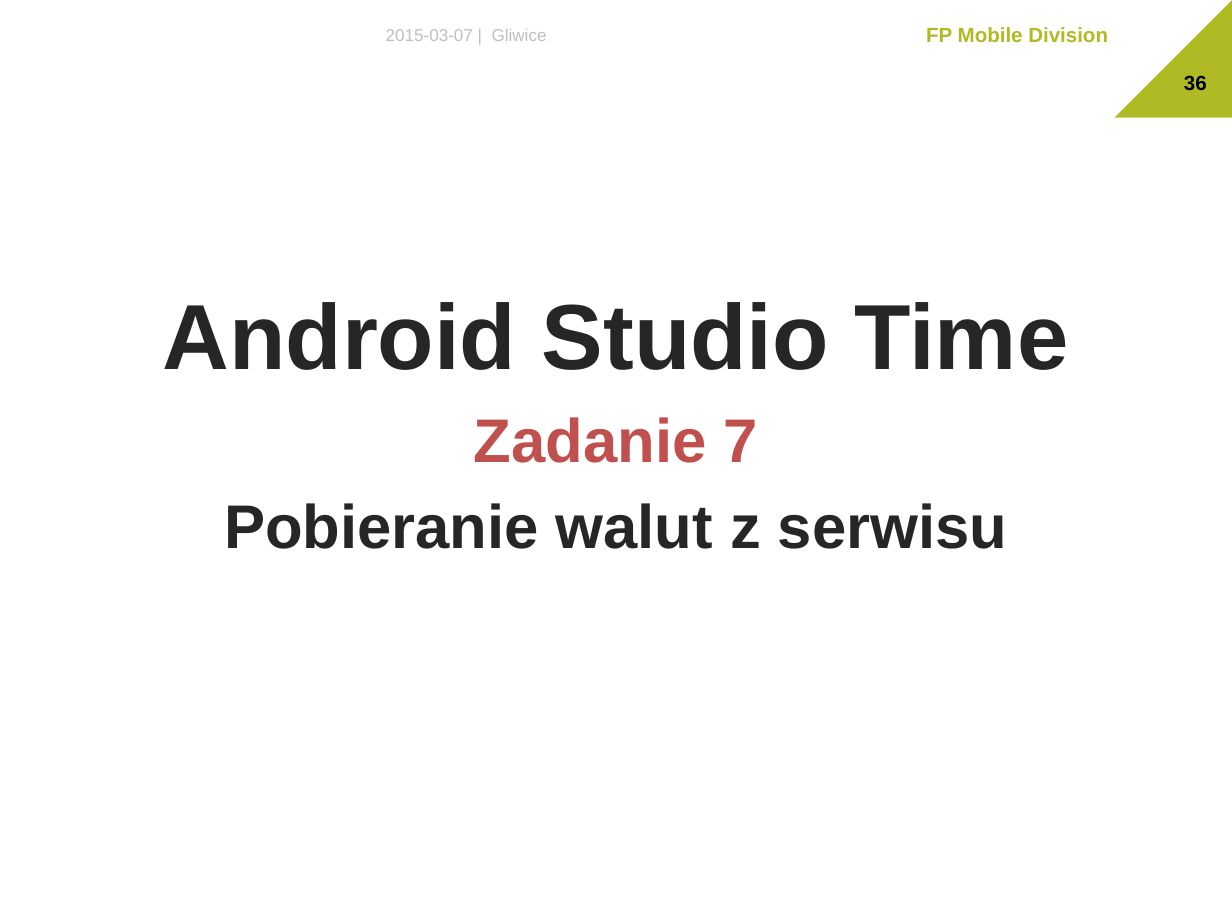
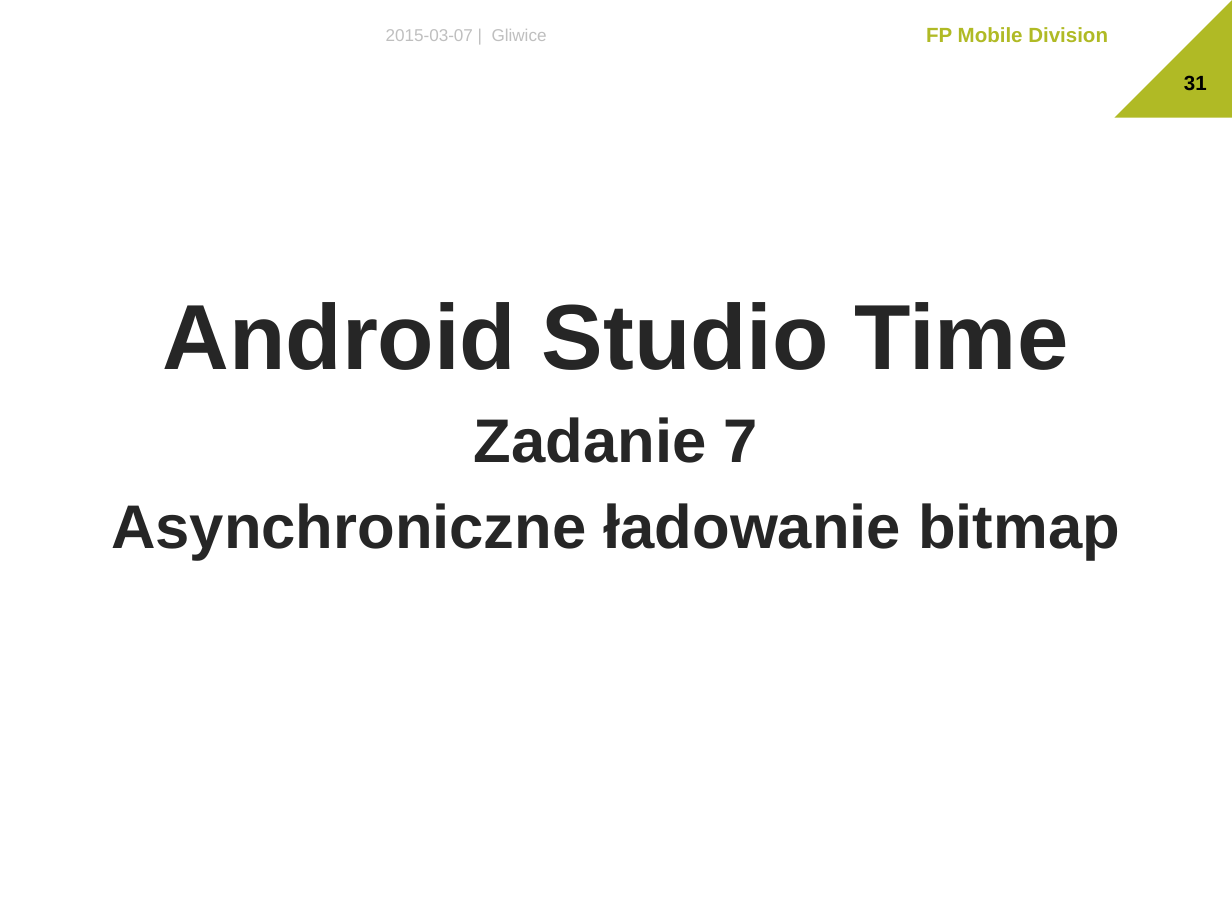
Before and after one commit to The-Lizard-Project/android-basics, a slide deck: slide 31 of Dokumenty/Presentation.pptx (slide 36 before the commit). Drawn at 1232x924 pixels with LibreOffice and Linux fonts; fonts in the diff are those of the drawing; background and template pictures are left out. Boxes give left, top, right and bottom in pixels: in the first picture for what was removed or moved away, otherwise in the second. Text is boxed around its words. In the diff, an @@ line names an element or a change of style, - is before the commit and + after.

```diff
--- a/Dokumenty/Presentation.pptx
+++ b/Dokumenty/Presentation.pptx
@@ page number at box(1184, 75, 1207, 91): text changed @@
-36
+31
@@ text at box(474, 417, 758, 463): text colour #C0504D to #262626 in "Zadanie 7" @@
@@ text at box(111, 503, 1120, 560): text changed @@
-Pobieranie walut z serwisu
+Asynchroniczne ładowanie bitmap
```
Also in this commit, not shown: 18 other slides changed, 6 slides added, 2 slides removed.
